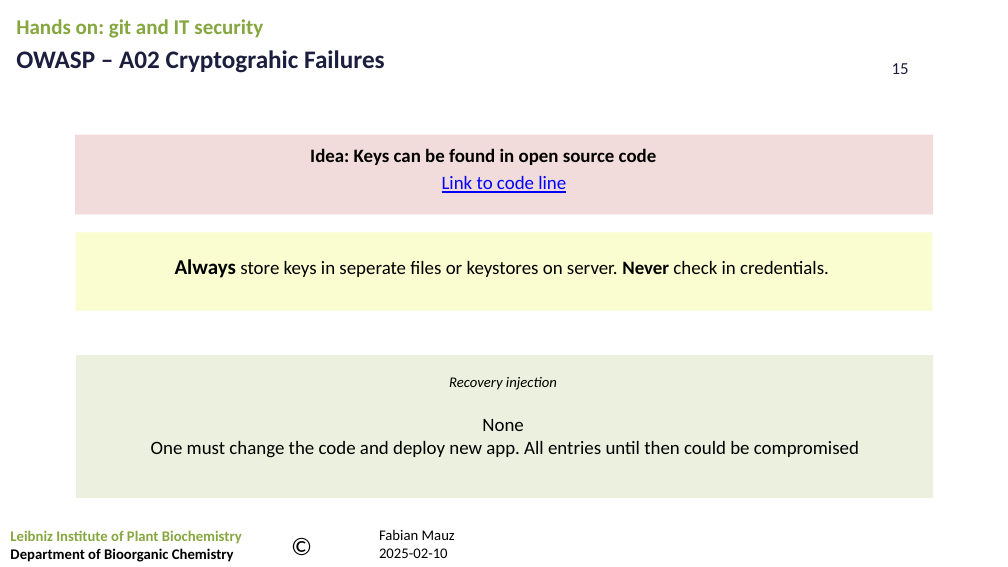
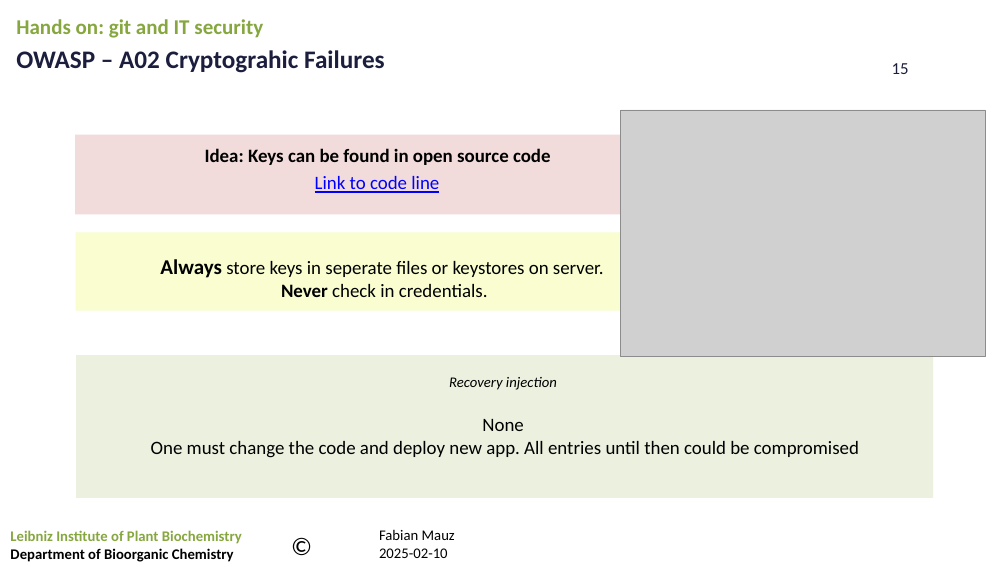
Before and after one commit to FabianMauz/talks_and_lessons, a slide deck: slide 15 of 20250219_git_and_it_security/20250219_git_and_it_security.pptx. Drawn at 1008x567 pixels with LibreOffice and Linux fonts; fonts in the diff are those of the drawing; grey boxes stand for pictures; background and template pictures are left out. Boxes give left, top, right and bottom in pixels: in the first picture for what was removed or moved away, otherwise in the second. Text is boxed around its words. In the diff, an @@ line names an element or a change of style, - is before the commit and + after.

```diff
--- a/20250219_git_and_it_security/20250219_git_and_it_security.pptx
+++ b/20250219_git_and_it_security/20250219_git_and_it_security.pptx
@@ picture added at (x1=621, y1=110, x2=986, y2=355) @@
@@ text "Idea: Keys can be found ..." moved from (x1=310, y1=148, x2=657, y2=165) to (x1=205, y1=148, x2=551, y2=165) @@
@@ text "Link to code line" moved from (x1=442, y1=176, x2=566, y2=193) to (x1=315, y1=176, x2=439, y2=193) @@
@@ text at (x1=160, y1=259, x2=604, y2=297): text changed @@
-Always store keys in seperate files or keystores on server. Never check in credentials.
+Always store keys in seperate files or keystores on server.
+Never check in credentials.
```
Also in this commit, not shown: 4 other slides changed.
